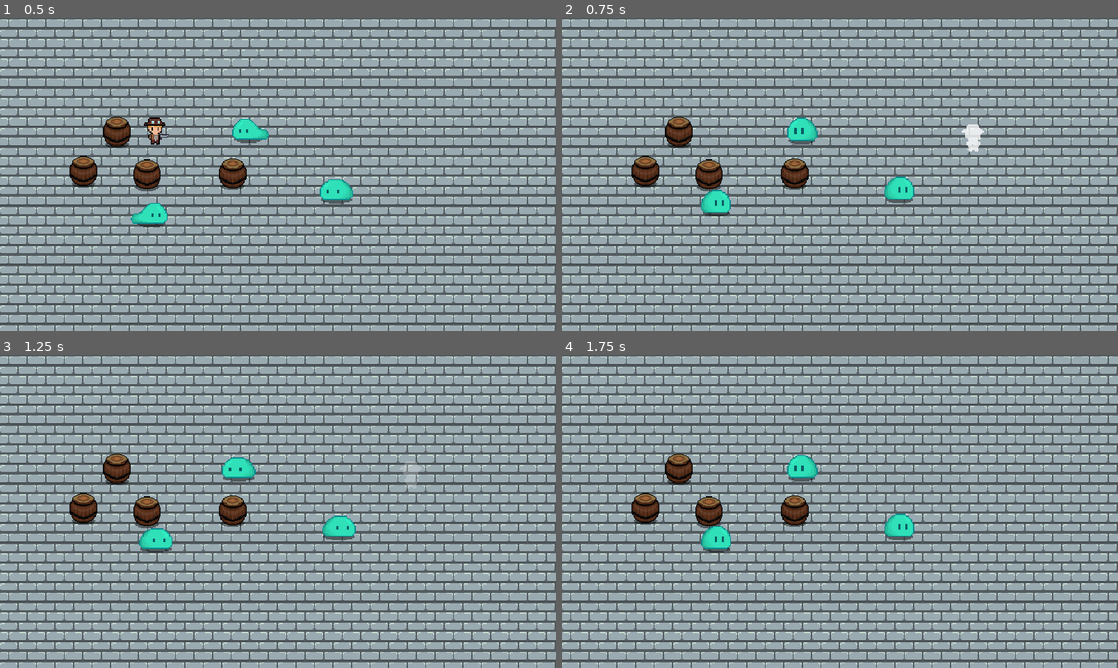
Above: before the commit, frames 1-4 (two rows, left to right).
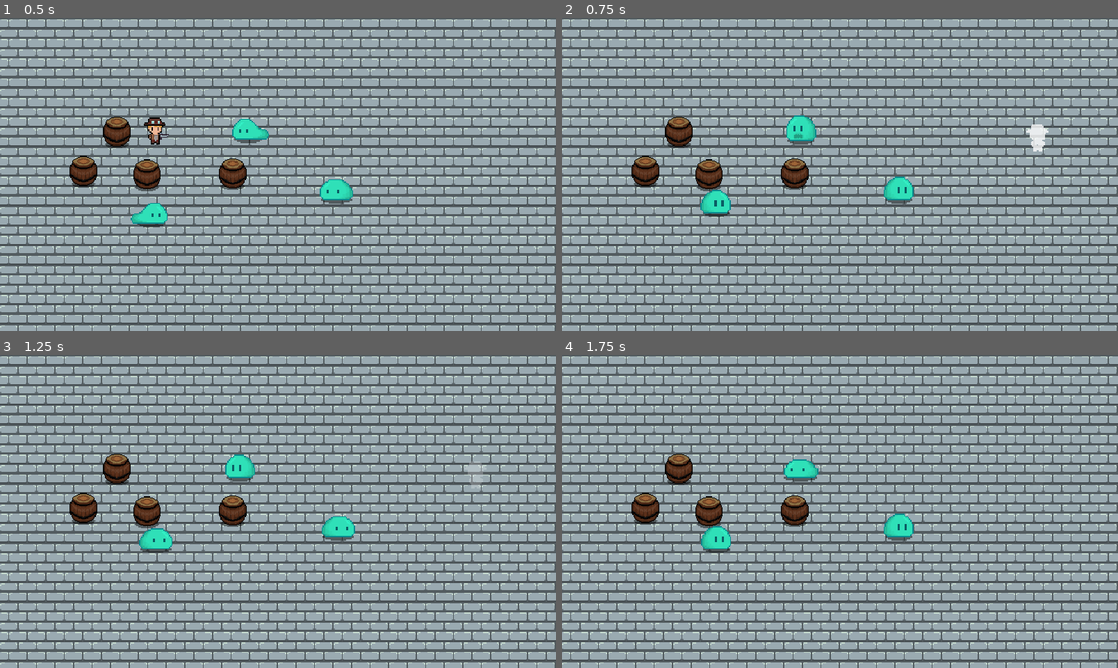
Above: after the commit, the same moments.

Repository: WAIWAI-PARTY/Life-after-people
Game: Godot game, scene res://World.tscn
Two runs of this game, one before a commit and one after it. Both use one fixed random seed, a clock stepped at 60 frames per second and the inputs below.
Inputs (mouse positions are in pixels of both pictures, inside the frame that each line leads up to):
- Up to frame 1 (0.5 s): no input
- Up to frame 2 (0.75 s): move the mouse to (962, 158) at 0.52 s; hold D (ui_right) from 0.53 s (still down); tap Shift (dash) at 0.6 s
- Up to frame 3 (1.25 s): keep holding D (ui_right)
- Up to frame 4 (1.75 s): move the mouse to (728, 527) at 1.27 s; release D (ui_right) at 1.28 s; hold S (ui_down) from 1.28 s (still down); tap Shift (dash) at 1.35 s

Frame 1 is identical in both runs. In frame 2, 0.7% of the frame differs, in the area x 24-88%, y 31-64%; in frame 3, 0.4%; in frame 4, 0.2%.

Commit message:
dash and bullet flying time done

Diff:
--- a/Dash.gd
+++ b/Dash.gd
@@ -4,11 +4,14 @@
 
 onready var duration_timer =$DurationTimer
 onready var ghost_timer = $GhostTimer
+onready var dust_trail = $DustTrail
+onready var dust_burst = $DustBurst
+
 var ghost_scene = preload("res://Player/DashGhost.tscn")
 var can_dash = true
 var sprite
 
-func start_dash(sprite, duration):
+func start_dash(sprite, duration, direction):
 	self.sprite = sprite
 	sprite.material.set_shader_param("mix_weight", 0.7)
 	sprite.material.set_shader_param("whiten",true)
@@ -18,6 +21,13 @@
 
 	ghost_timer.start()
 	instance_ghost()
+
+	dust_trail.restart()
+	dust_trail.emitting = true
+
+	dust_burst.rotation = (direction * -1).angle()
+	dust_burst.restart()
+	dust_burst.emitting = true
 
 func instance_ghost():
 	var ghost: Sprite = ghost_scene.instance()
--- a/Player/Dash.tscn
+++ b/Player/Dash.tscn
@@ -1,6 +1,56 @@
-[gd_scene load_steps=2 format=2]
+[gd_scene load_steps=10 format=2]
 
 [ext_resource path="res://Dash.gd" type="Script" id=1]
+[ext_resource path="res://imports/dust.png" type="Texture" id=2]
+
+[sub_resource type="CanvasItemMaterial" id=1]
+particles_animation = true
+particles_anim_h_frames = 5
+particles_anim_v_frames = 1
+particles_anim_loop = false
+
+[sub_resource type="Curve" id=5]
+_data = [ Vector2( 0, 0 ), 0.0, 0.0, 0, 0, Vector2( 1, 1 ), 0.0, 0.0, 0, 0 ]
+
+[sub_resource type="CurveTexture" id=6]
+curve = SubResource( 5 )
+
+[sub_resource type="Gradient" id=2]
+offsets = PoolRealArray( 0, 0.981366 )
+colors = PoolColorArray( 1, 1, 1, 1, 1, 1, 1, 0 )
+
+[sub_resource type="GradientTexture" id=3]
+gradient = SubResource( 2 )
+
+[sub_resource type="ParticlesMaterial" id=4]
+lifetime_randomness = 0.7
+flag_disable_z = true
+gravity = Vector3( 0, 0, 0 )
+orbit_velocity = 0.0
+orbit_velocity_random = 0.0
+angle = 360.0
+angle_random = 0.15
+scale = 0.8
+scale_random = 1.0
+color_ramp = SubResource( 3 )
+anim_speed_curve = SubResource( 6 )
+
+[sub_resource type="ParticlesMaterial" id=7]
+lifetime_randomness = 0.7
+emission_shape = 1
+emission_sphere_radius = 6.0
+flag_disable_z = true
+spread = 30.0
+gravity = Vector3( 0, 0, 0 )
+initial_velocity = 35.0
+orbit_velocity = 0.0
+orbit_velocity_random = 0.0
+angle = 360.0
+angle_random = 0.15
+scale = 1.3
+scale_random = 1.0
+color_ramp = SubResource( 3 )
+anim_speed_curve = SubResource( 6 )
 
 [node name="Dash" type="Node2D"]
 script = ExtResource( 1 )
@@ -11,5 +61,26 @@
 [node name="GhostTimer" type="Timer" parent="."]
 wait_time = 0.03
 
+[node name="DustTrail" type="Particles2D" parent="."]
+material = SubResource( 1 )
+emitting = false
+lifetime = 1.2
+one_shot = true
+explosiveness = 0.8
+local_coords = false
+process_material = SubResource( 4 )
+texture = ExtResource( 2 )
+
+[node name="DustBurst" type="Particles2D" parent="."]
+material = SubResource( 1 )
+emitting = false
+amount = 14
+lifetime = 1.5
+one_shot = true
+explosiveness = 1.0
+local_coords = false
+process_material = SubResource( 7 )
+texture = ExtResource( 2 )
+
 [connection signal="timeout" from="DurationTimer" to="." method="_on_DurationTimer_timeout"]
 [connection signal="timeout" from="GhostTimer" to="." method="_on_GhostTimer_timeout"]
--- a/Player/Player.gd
+++ b/Player/Player.gd
@@ -1,8 +1,6 @@
 extends KinematicBody2D
 
-export var maxSpeed = 200000
-export var acceleration = 1000
-export var friction = 1000
+export var maxSpeed = 250000
 
 const dash_speed = 800000
 const dash_duration = 0.2
@@ -21,7 +19,7 @@
 	var move_direction = get_move_direction()
 
 	if Input.is_action_just_pressed("dash") && dash.can_dash && !dash.is_dashing():
-		dash.start_dash(sprite, dash_duration)
+		dash.start_dash(sprite, dash_duration, move_direction)
 
 	var speed = dash_speed if dash.is_dashing() else maxSpeed
 
--- a/Player/Player.tscn
+++ b/Player/Player.tscn
@@ -25,6 +25,9 @@
 
 [node name="Dash" parent="." instance=ExtResource( 4 )]
 
+[node name="DustTrail" parent="Dash" index="2"]
+position = Vector2( 0, 5.3317 )
+
 [node name="Sprite" type="Sprite" parent="."]
 material = SubResource( 3 )
 texture = ExtResource( 2 )
--- a/Weapons/Bullets.gd
+++ b/Weapons/Bullets.gd
@@ -2,14 +2,21 @@
 
 export var speed = 150
 
+onready var flying_timer = $FlyingTimer
+
 func _ready():
 	set_as_toplevel(true)
-
+	flying_timer.start()
 func _process(delta):
 	position += (Vector2.RIGHT*speed).rotated(rotation) * delta
+
 
 func _on_VisibilityNotifier2D_screen_exited():
 	queue_free()
 
 func _on_hitbox_area_entered(_area):
 	queue_free()
+
+
+func _on_FlyingTimer_timeout():
+	queue_free()
--- a/Weapons/Bullets.tscn
+++ b/Weapons/Bullets.tscn
@@ -35,7 +35,12 @@
 rotation = 1.5708
 shape = SubResource( 1 )
 
+[node name="FlyingTimer" type="Timer" parent="."]
+wait_time = 1.5
+one_shot = true
+
 [connection signal="screen_exited" from="VisibilityNotifier2D" to="." method="_on_VisibilityNotifier2D_screen_exited"]
 [connection signal="area_entered" from="hitbox" to="." method="_on_hitbox_area_entered"]
+[connection signal="timeout" from="FlyingTimer" to="." method="_on_FlyingTimer_timeout"]
 
 [editable path="hitbox"]
Binary file added: imports/circle.png
Not shown, added: imports/circle.png.import
Binary file added: imports/dust.png
Not shown, added: imports/dust.png.import
